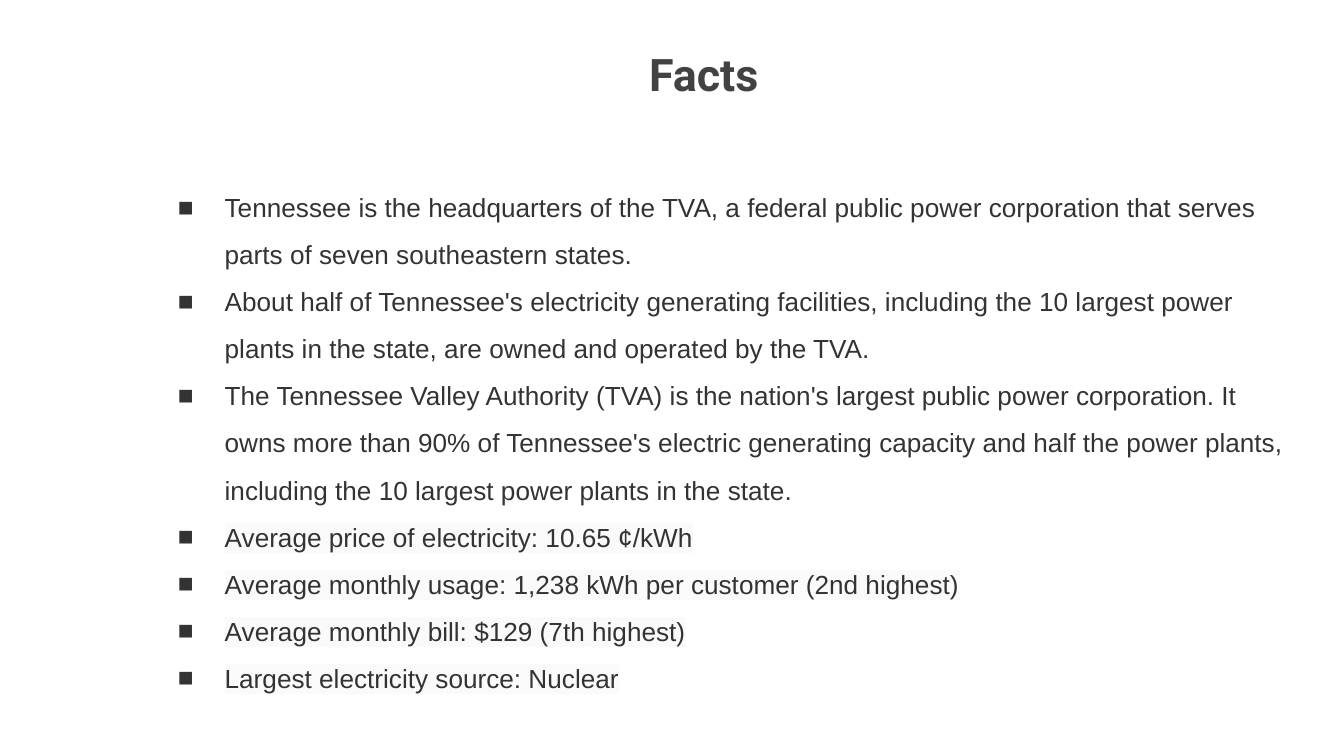
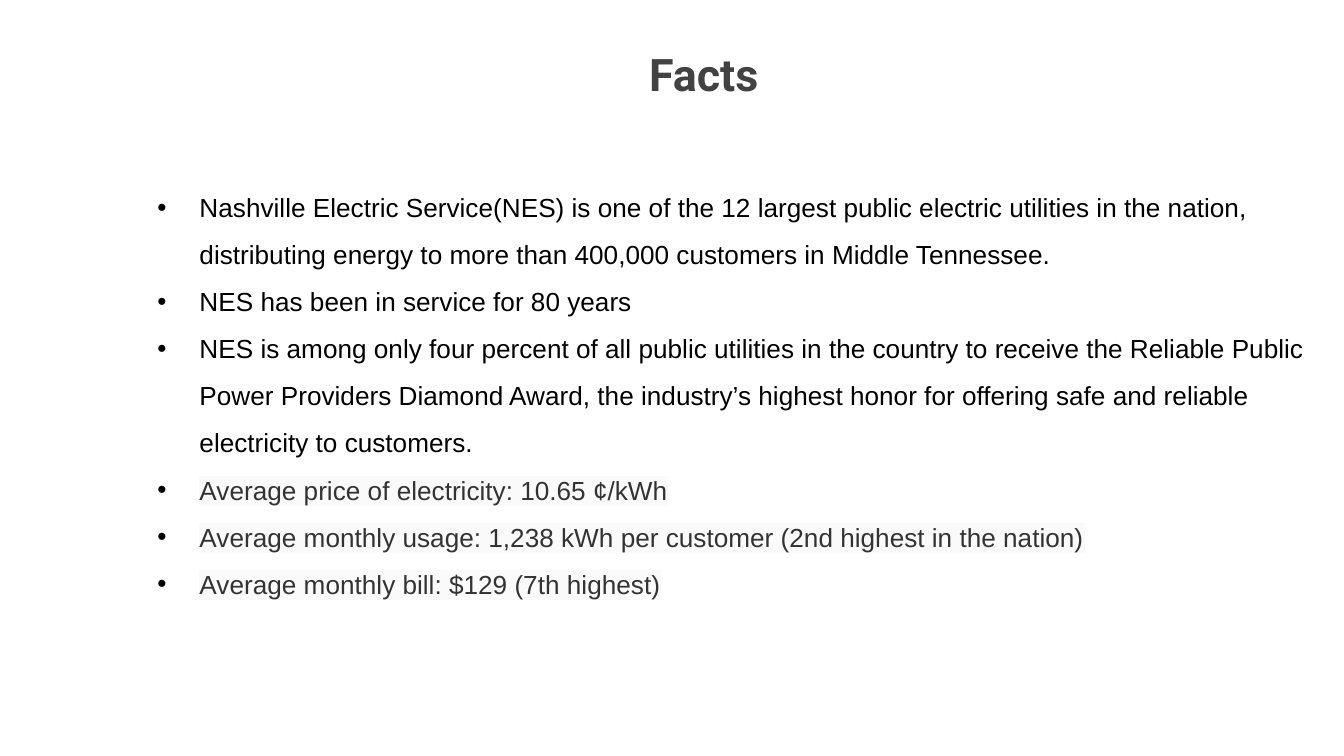
Before and after one commit to PBusienei/Nashville-Electric-Service-Monthly-Energy-Consumption-by-Customer-Type-and-ZIP-Code, a slide deck: slide 2 of NES – Monthly Energy Consumption by Customer Type and ZIP Code .pptx. Drawn at 1344x756 pixels with LibreOffice and Linux fonts; fonts in the diff are those of the drawing; background and template pictures are left out. Boxes give left, top, right and bottom in pixels: in the first picture for what was removed or moved away, otherwise in the second. Text is boxed around its words. In the diff, an @@ line names an element or a change of style, - is before the commit and + after.

Commit message:
Presentation

```diff
--- a/NES – Monthly Energy Consumption by Customer Type and ZIP Code .pptx
+++ b/NES – Monthly Energy Consumption by Customer Type and ZIP Code .pptx
@@ text at [199,198,1303,458]: text changed; text colour #333333 to #000000 @@
-■ Tennessee is the headquarters of the TVA, a federal public power corporation that serves parts of seven southeastern states.
-■ About half of Tennessee's electricity generating facilities, including the 10 largest power plants in the state, are owned and operated by the TVA.
-■ The Tennessee Valley Authority (TVA) is the nation's largest public power corporation. It owns more than 90% of Tennessee's electric generating capacity and half the power plants, including the 10 largest power plants in the state.
+• Nashville Electric Service(NES) is one of the 12 largest public electric utilities in the nation, distributing energy to more than 400,000 customers in Middle Tennessee.
+• NES has been in service for 80 years
+• NES is among only four percent of all public utilities in the country to receive the Reliable Public Power Providers Diamond Award, the industry’s highest honor for offering safe and reliable electricity to customers.
@@ text at [199,481,667,599]: bullet ■ to •; bullet colour #333333 to #000000 @@
@@ text at [199,528,1083,552]: text changed @@
-■ Average monthly usage: 1,238 kWh per customer (2nd highest)
+• Average monthly usage: 1,238 kWh per customer (2nd highest in the nation)
@@ text at [225,669,618,694]: paragraph removed @@
-■ Largest electricity source: Nuclear
```
Also in this commit, not shown: 2 other slides changed, 5 other files.
